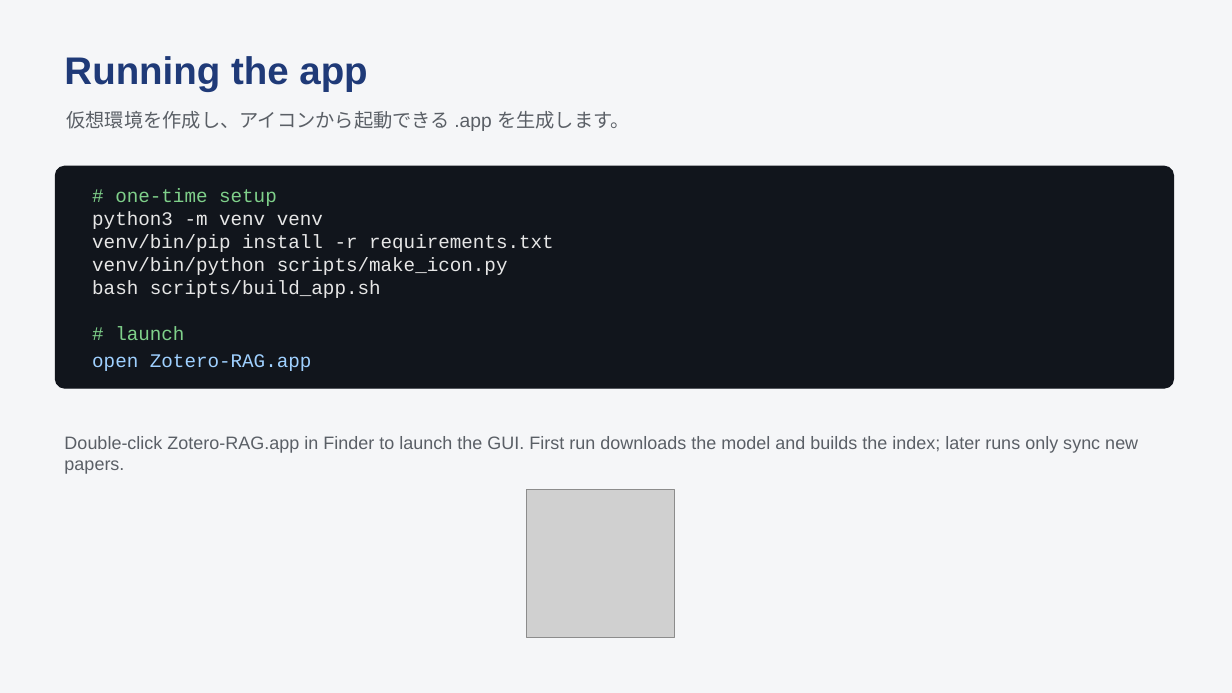
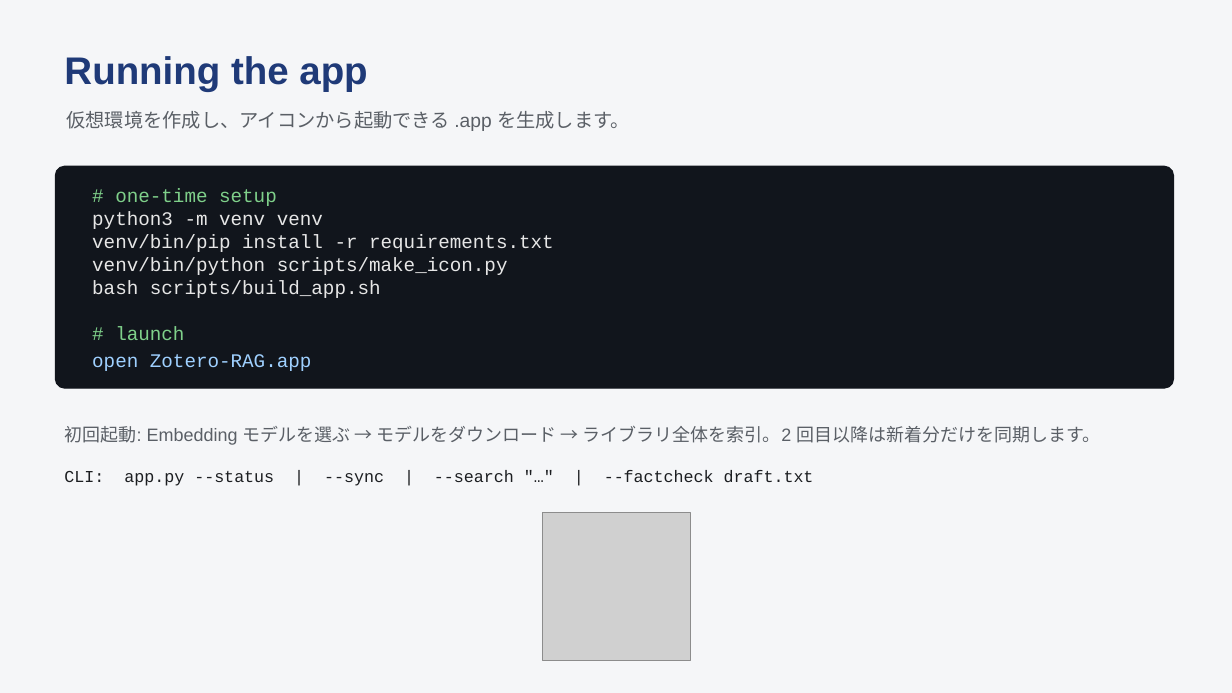
Before and after one commit to Takemaru-Yoshida/Zotero-RAG, a slide deck: slide 11 of docs/pptx/Zotero-RAG.pptx (slide 7 before the commit). Drawn at 1232x693 pixels with LibreOffice and Linux fonts; fonts in the diff are those of the drawing; grey boxes stand for pictures. Boxes give left, top, right and bottom in pixels: in the first picture for what was removed or moved away, otherwise in the second. Text is boxed around its words. In the diff, an @@ line names an element or a change of style, - is before the commit and + after.

```diff
--- a/docs/pptx/Zotero-RAG.pptx
+++ b/docs/pptx/Zotero-RAG.pptx
@@ text at [64, 426, 1100, 445]: text changed @@
-Double-click Zotero-RAG.app in Finder to launch the GUI. First run downloads the model and builds the index; later runs only sync new papers.
+初回起動: Embedding モデルを選ぶ → モデルをダウンロード → ライブラリ全体を索引。2 回目以降は新着分だけを同期します。
@@ text added at [64, 470, 814, 486], 13 pt, text #1C1E21 @@
+CLI: app.py --status | --sync | --search "…" | --factcheck draft.txt
@@ picture: place and size @@
-picture at [527, 490, 675, 638]
+picture at [543, 513, 690, 661]
```
Also in this commit, not shown: 1 other slide changed, 9 slides added, 5 slides removed, 5 other files.
